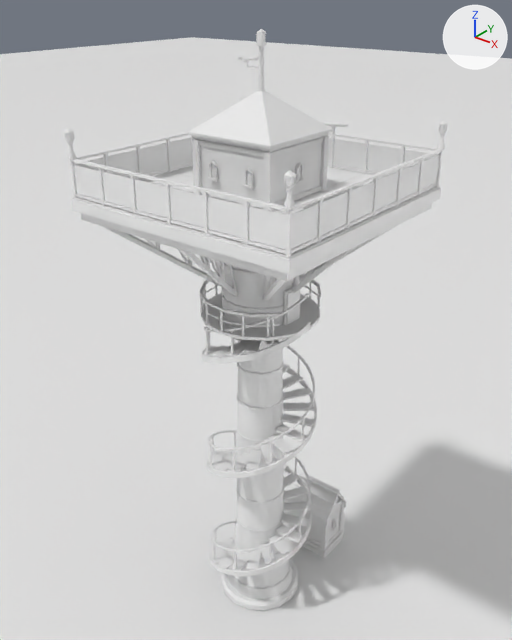
Two versions of the Blender file src/DeepFrontier/Art/Source/ObservationDeck-ReferenceStudy.blend, one commit apart.
The view is the same before and after, from a camera (50 mm lens) standing at (6.89, -15.54, 16.46) and looking at (-3.37, -2.71, 8.51). Every picture has the same lights, and +X, +Y and +Z are marked at upper right. The first picture is the older version. Materials are left out; every surface is plain grey.

The first picture shows 'ObservationDeck.Anemometer', 'ObservationDeck.Architecture', 'ObservationDeck.Telescope', 'Plane' and 1 more.
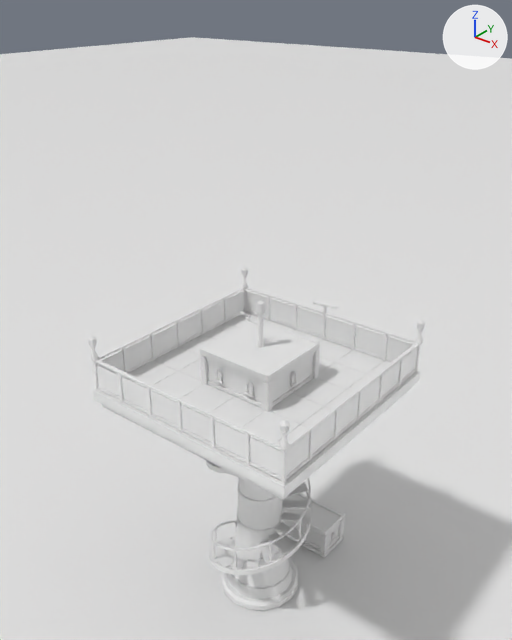
Changed parts and their boxes [x1, y1, x2, y2] in the pictures (512 x 640 px; the box of a moved part takes in the faces that stretch with it):
'ObservationDeck.Architecture', reshaped (12% narrower, 41% shorter)
    before: [64, 29, 448, 611]
    after: [88, 267, 425, 611]
'ObservationDeck.Telescope', moved
    before: [320, 121, 348, 129]
    after: [313, 300, 338, 309]
'ObservationDeck.Anemometer', moved
    before: [238, 57, 259, 62]
    after: [240, 311, 258, 320]
part 1 of me_observationdeck_architecture, moved or reshaped (not visible afterwards)
    before: [236, 428, 281, 443]
part 2 of me_observationdeck_architecture, moved or reshaped (not visible afterwards)
    before: [222, 263, 299, 327]
part 3 of me_observationdeck_architecture, moved or reshaped (not visible afterwards)
    before: [221, 291, 284, 312]
part 4 of me_observationdeck_architecture, moved or reshaped (not visible afterwards)
    before: [286, 290, 300, 325]
part 5 of me_observationdeck_architecture, moved or reshaped (not visible afterwards)
    before: [246, 449, 262, 470]
part 6 of me_observationdeck_architecture, moved or reshaped (not visible afterwards)
    before: [260, 443, 277, 465]
part 7 of me_observationdeck_architecture, moved or reshaped (not visible afterwards)
    before: [268, 434, 294, 455]
part 8 of me_observationdeck_architecture, moved or reshaped (not visible afterwards)
    before: [270, 441, 273, 462]
part 9 of me_observationdeck_architecture, deleted
    before: [64, 29, 448, 553]
part 10 of me_observationdeck_architecture, built on
    before: [200, 293, 345, 576]
    after: [88, 267, 425, 575]

The change, as a diff of the scene's bpy script:
```diff
--- a/src/DeepFrontier/Art/Source/ObservationDeck-ReferenceStudy.blend.py
+++ b/src/DeepFrontier/Art/Source/ObservationDeck-ReferenceStudy.blend.py
@@ me_observationdeck_architecture @@
 # used by ob_observationdeck_architecture; location = (0.0, 0.0, 0.0)
-me_observationdeck_architecture.from_pydata(...)  # 6324 vertices, 4364 faces; spans x -6.1..0.1, y -6.1..0.2, z 0.0..15.5
+me_observationdeck_architecture.from_pydata(...)  # 4651 vertices, 3055 faces; spans x -6.1..0.1, y -6.1..0.2, z 0.0..9.3
+# me_observationdeck_architecture part 1: the loose piece of 32 vertices spanning x -3.6..-2.4, y -3.6..-2.4, z 5.5 is moved by (0.0, 0.0, -1.0)
+# me_observationdeck_architecture part 2: the loose piece of 64 vertices spanning x -4.2..-1.9, y -4.2..-1.9, z 9.0..11.8 is scaled about its middle by (1, 1, 0.634), then moved by (0.0, 0.0, -4.5)
+# me_observationdeck_architecture part 3: the loose piece of 32 vertices spanning x -4.0..-2.0, y -4.0..-2.0, z 9.4..9.5 is moved by (0.0, 0.0, -4.0)
+# me_observationdeck_architecture part 4: the loose piece of 8 vertices spanning x -2.0, y -3.3..-2.8, z 9.0..9.8 is turned -80 degrees about the z axis through its middle, then moved by (-0.9, -1.0, -4.0)
+# me_observationdeck_architecture part 5: the loose piece of 8 vertices spanning x -2.8..-2.2, y -4.3..-3.5, z 5.2 is turned -100 degrees about the z axis through its middle and scaled by 1.05, then moved by (-1.5, 0.6, -0.8)
+# me_observationdeck_architecture part 6: the loose piece of 8 vertices spanning x -2.6..-1.8, y -4.0..-3.3, z 5.4 is turned -100 degrees about the z axis through its middle and scaled by 1.06, then moved by (-1.6, 0.0, -0.8)
+# me_observationdeck_architecture part 7: the loose piece of 8 vertices spanning x -2.5..-1.6, y -3.6..-3.1, z 5.6 is turned -100 degrees about the z axis through its middle and scaled by 1.06, then moved by (-1.5, -0.5, -0.8)
+# me_observationdeck_architecture part 8: the loose piece of 8 vertices spanning x -1.9, y -3.9, z 5.4..6.1 is moved by (-1.8, -0.3, -0.6)
+# me_observationdeck_architecture part 9: 578 loose pieces with 4152 vertices, spanning x -6.1..0.1, y -6.1..0.2, z 0.2..15.5, are deleted
+# me_observationdeck_architecture part 10: 67 vertices moved within x -4.3..-1.5, y -4.4..0.1, z 0.0..7.0; 1089 vertices removed from x -4.5..-1.5, y -4.5..0.0, z 0.0..9.9; 3568 vertices added at x -6.1..0.1, y -6.1..0.2, z 0.0..9.3
+# other edits to the shape of me_observationdeck_architecture do not show in these pictures
@@ ob_observationdeck_telescope @@
 ob_observationdeck_telescope = bpy.data.objects.new('ObservationDeck.Telescope', me_observationdeck_telescope)
-ob_observationdeck_telescope.location = (-3.0, -0.06, 13.03)
+ob_observationdeck_telescope.location = (-3.0, -0.06, 8.03)
 _m = ob_observationdeck_telescope.modifiers.new('Authored softened edges', 'BEVEL')
@@ ob_observationdeck_anemometer @@
 ob_observationdeck_anemometer = bpy.data.objects.new('ObservationDeck.Anemometer', me_observationdeck_anemometer)
-ob_observationdeck_anemometer.location = (-3.38, -3.0, 14.84)
+ob_observationdeck_anemometer.location = (-3.38, -3.0, 8.74)
 _m = ob_observationdeck_anemometer.modifiers.new('Authored softened edges', 'BEVEL')
```
